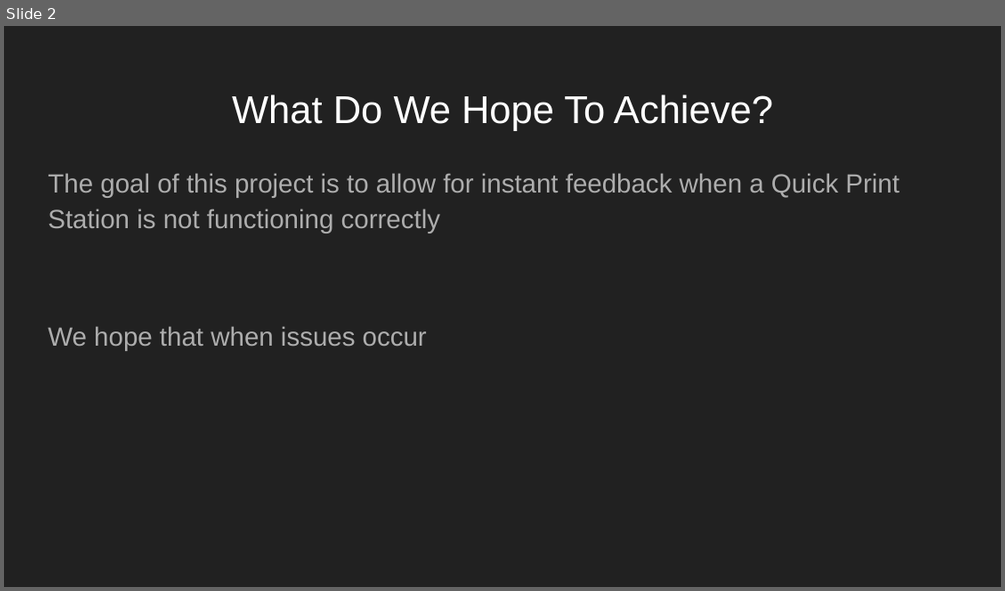
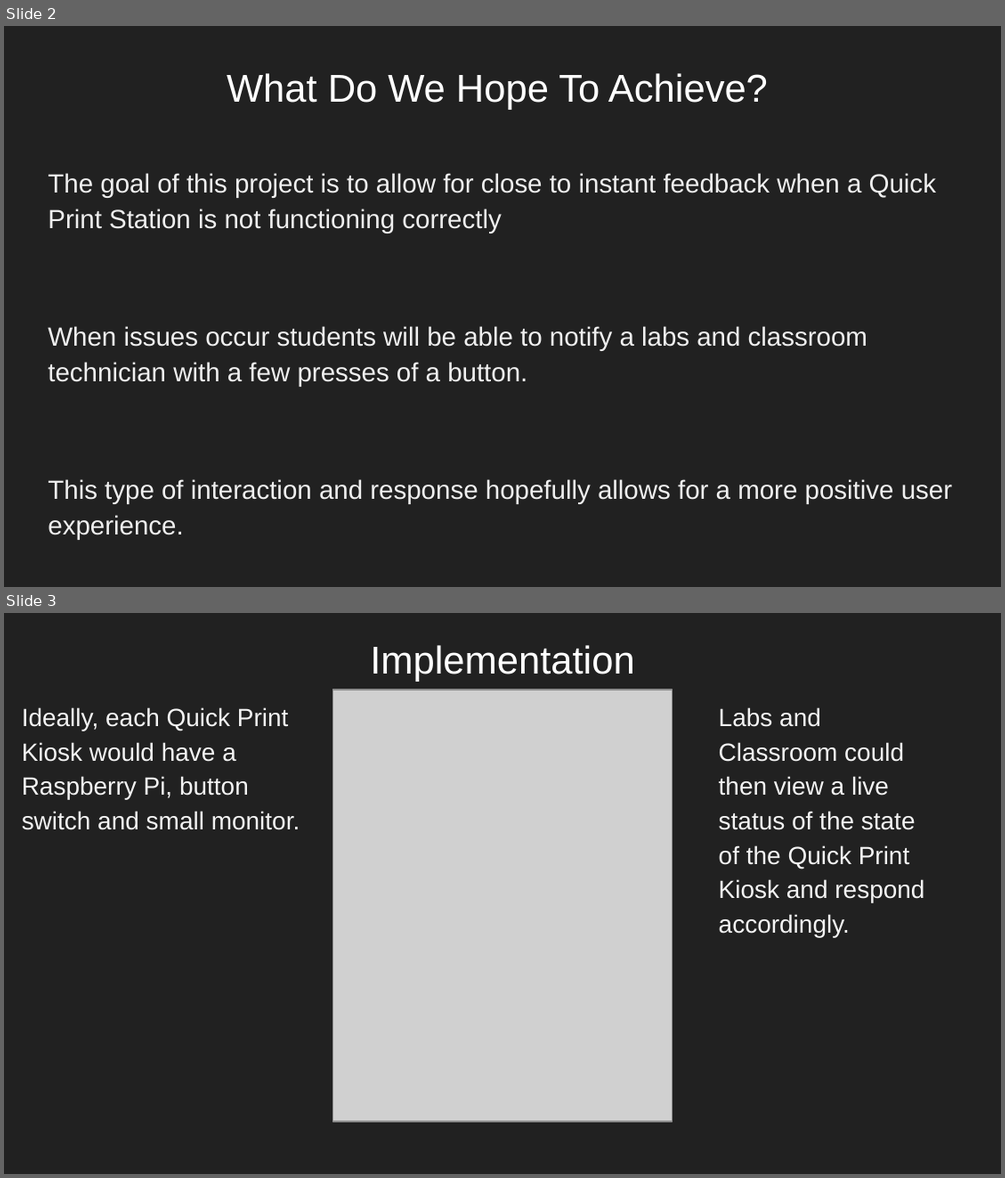
Before and after one commit to KevinBurana/Hackathon_2019, a slide deck: Raspberry PI Button Interface.pptx. Shown one above the other, each under a label of ours: slide 2 before the commit, slides 2 and 3 after it. The pictures are 1005x591 and 1005x1178 pixels, drawn with LibreOffice and Linux fonts; fonts in the diff are those of the drawing; grey boxes stand for pictures. Boxes give left, top, right and bottom in pixels: in the first picture for what was removed or moved away, otherwise in the second. Text is boxed around its words. In the diff, an @@ line names an element or a change of style, - is before the commit and + after.

```diff
--- a/Raspberry PI Button Interface.pptx
+++ b/Raspberry PI Button Interface.pptx
@@ slide 3 added at [4, 613, 1001, 1174], background #212121 @@
@@ title added at [370, 645, 634, 682], 28 pt, text #FFFFFF @@
+Implementation
@@ picture added at [333, 690, 672, 1121] @@
@@ text added at [22, 707, 300, 830], 18 pt, text #F3F3F3 @@
+Ideally, each Quick Print Kiosk would have a Raspberry Pi, button switch and small monitor.
@@ text added at [719, 707, 924, 937], 18 pt, text #F3F3F3 @@
+Labs and Classroom could then view a live status of the state of the Quick Print Kiosk and respond accordingly.
@@ slide 2 changed as well @@
@@ title "What Do We Hope To ...": place and size @@
-title "What Do We Hope To ..." at [232, 95, 773, 131]
+title "What Do We Hope To ..." at [226, 73, 768, 110]
@@ text at [48, 173, 952, 540]: text changed; text colour #ADADAD to #EFEFEF @@
-The goal of this project is to allow for instant feedback when a Quick Print Station is not functioning correctly
-We hope that when issues occur
+The goal of this project is to allow for close to instant feedback when a Quick Print Station is not functioning correctly
+When issues occur students will be able to notify a labs and classroom technician with a few presses of a button.
+This type of interaction and response hopefully allows for a more positive user experience.
```
Also in this commit, not shown: 1 other slide changed, 10 other files.
